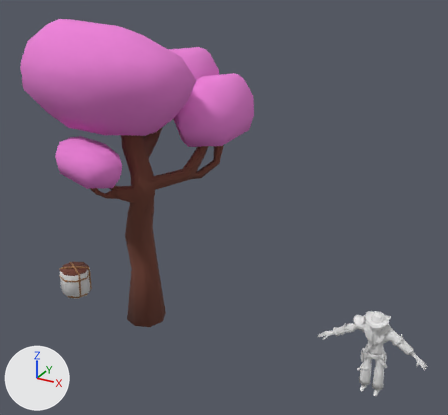
Renders of the Blender file Modelos/Cenario Ninja/breder semestre2 semana 6.blend from each side of a commit.
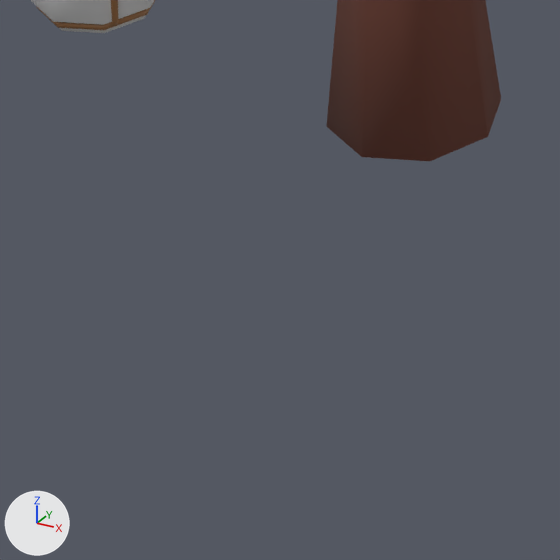
Each version is shown whole from a 50 mm lens placed at (7.06, -9.34, 7.67), pointed at (1.84, 0.15, 2.92), then close up on the part from 12% to 40% of the width and 70% to 100% of the height. The axes (+X, +Y, +Z) are drawn at lower left. The lights are the same throughout.

Objects in the first close-up: 'Arvore.Cerejera', 'Barril.Sake'.
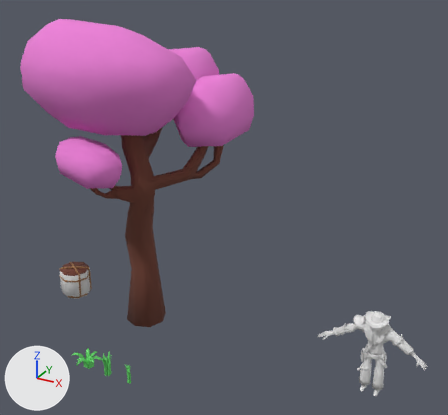
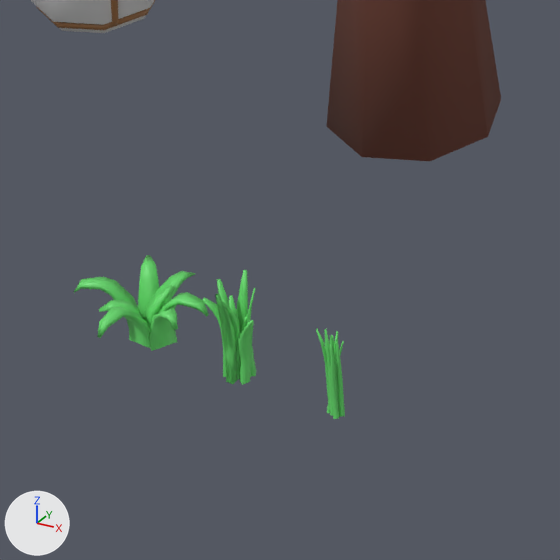
Changed parts and their boxes [x1, y1, x2, y2] in the close-ups (560 x 560 px):
'Toiceira.1', added (green)
    after: [73, 255, 209, 351]
'Toiceira.2', added (green)
    after: [203, 270, 256, 385]
'Toiceira.3', added (green)
    after: [316, 329, 345, 419]

Edits to the bpy script that builds the scene:
```text
Add mat_material_verde_001:
    mat_material_verde_001 = principled_material('material.verde.001')
    mat_material_verde_001.base_color = (0.138, 0.724, 0.157)  # green #68dd6e
Add mat_material_verde_002:
    mat_material_verde_002 = principled_material('material.verde.002')
    mat_material_verde_002.base_color = (0.138, 0.724, 0.157)  # green #68dd6e
Add mat_material_verde:
    mat_material_verde = principled_material('material.verde')
    mat_material_verde.base_color = (0.138, 0.724, 0.157)  # green #68dd6e
Add me_cube_001:
    me_cube_001.from_pydata(...)  # 272 vertices, 239 faces; spans x -0.053..0.048, y -0.037..0.056, z -0.001..0.439
    me_cube_001.polygons.foreach_set('use_smooth', [True] * 239)
    me_cube_001.materials.append(mat_material_verde_001)  # green #68dd6e
Add me_cube_002:
    me_cube_002.from_pydata(...)  # 304 vertices, 274 faces; spans x -0.132..0.146, y -0.097..0.1, z -0.001..0.472
    me_cube_002.polygons.foreach_set('use_smooth', [True] * 274)
    me_cube_002.materials.append(mat_material_verde_002)  # green #68dd6e
Add me_cube:
    me_cube.from_pydata(...)  # 236 vertices, 212 faces; spans x -0.304..0.306, y -0.28..0.264, z -0.004..0.256
    me_cube.polygons.foreach_set('use_smooth', [True] * 212)
    me_cube.materials.append(mat_material_verde)  # green #68dd6e
Add ob_toiceira_3:
    ob_toiceira_3 = bpy.data.objects.new('Toiceira.3', me_cube_001)
    ob_toiceira_3.location = (1.0, -2.0, 0.0)
Add ob_toiceira_2:
    ob_toiceira_2 = bpy.data.objects.new('Toiceira.2', me_cube_002)
    ob_toiceira_2.location = (0.5, -2.0, 0.0)
Add ob_toiceira_1:
    ob_toiceira_1 = bpy.data.objects.new('Toiceira.1', me_cube)
    ob_toiceira_1.location = (0.0, -2.0, 0.0)
```
